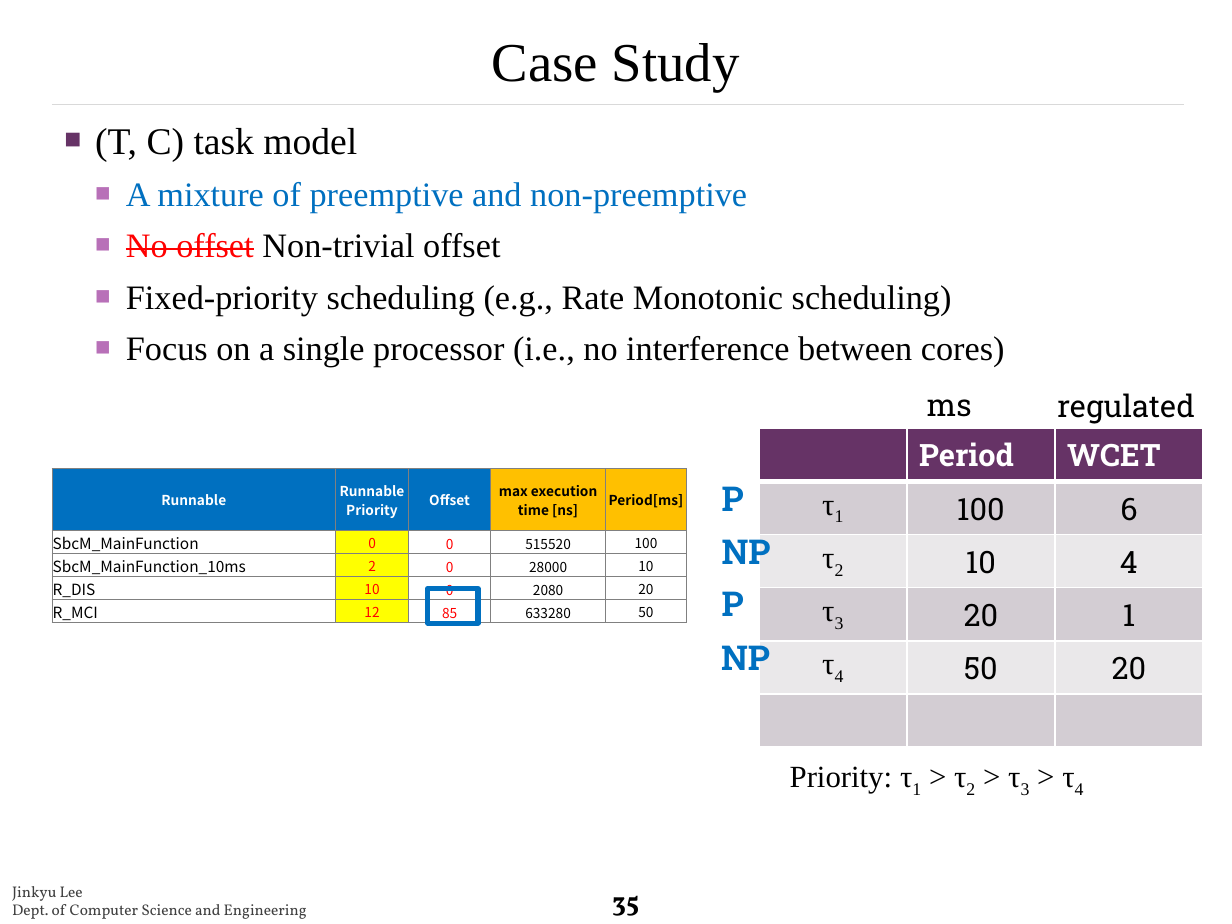
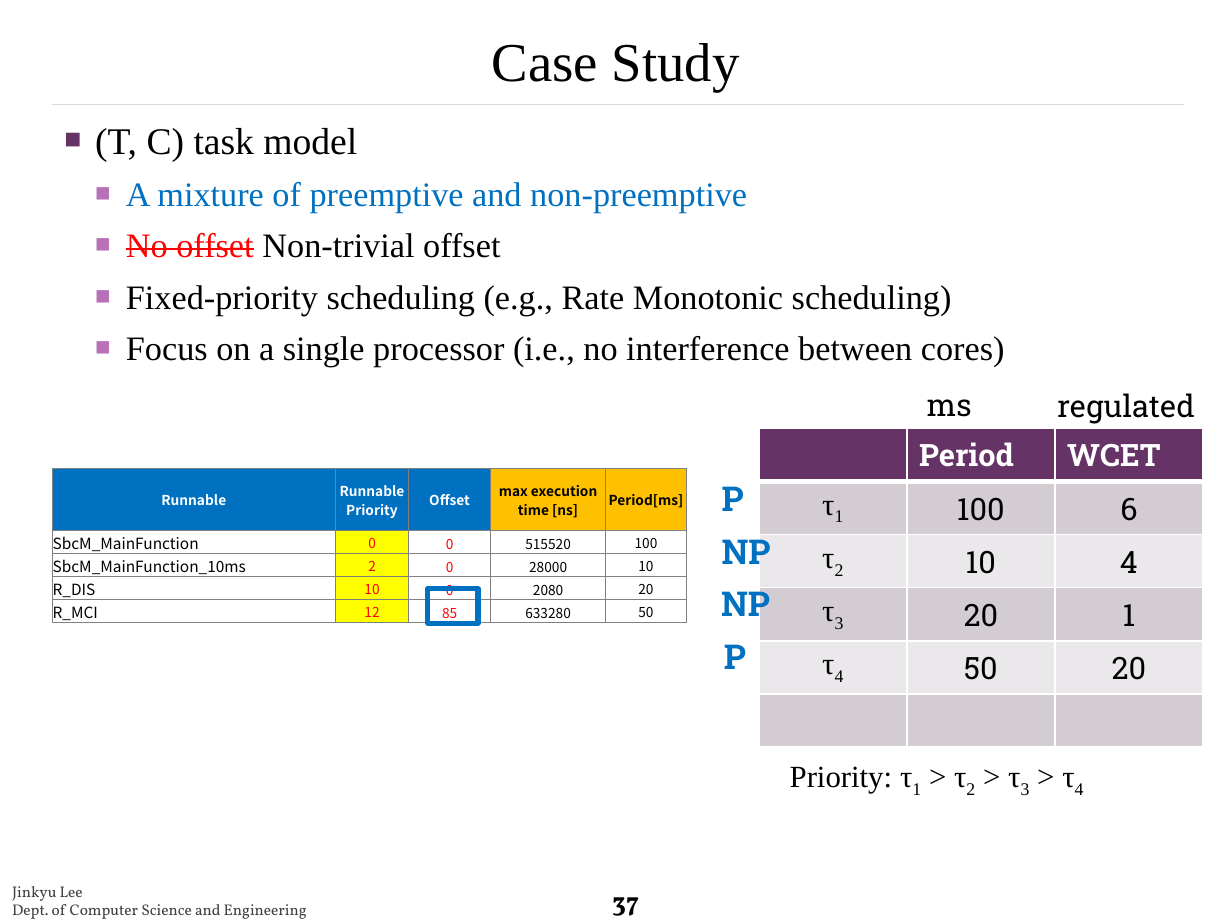
Before and after one commit to rtclskku/website, a slide deck: slide 37 of papers/2.pptx (slide 35 before the commit). Drawn at 1232x924 pixels with LibreOffice and Linux fonts; fonts in the diff are those of the drawing; background and template pictures are left out. Boxes give left, top, right and bottom in pixels: in the first picture for what was removed or moved away, otherwise in the second. Text is boxed around its words. In the diff, an @@ line names an element or a change of style, - is before the commit and + after.

```diff
--- a/papers/2.pptx
+++ b/papers/2.pptx
@@ text "NP" moved from (x1=721, y1=645, x2=770, y2=670) to (x1=721, y1=591, x2=770, y2=616) @@
@@ text "P" moved from (x1=722, y1=591, x2=744, y2=616) to (x1=724, y1=644, x2=746, y2=669) @@
@@ page number at (x1=612, y1=897, x2=639, y2=916): text changed @@
-35
+37
```
Also in this commit, not shown: 7 other slides changed, 4 slides added, 1 slide removed.
